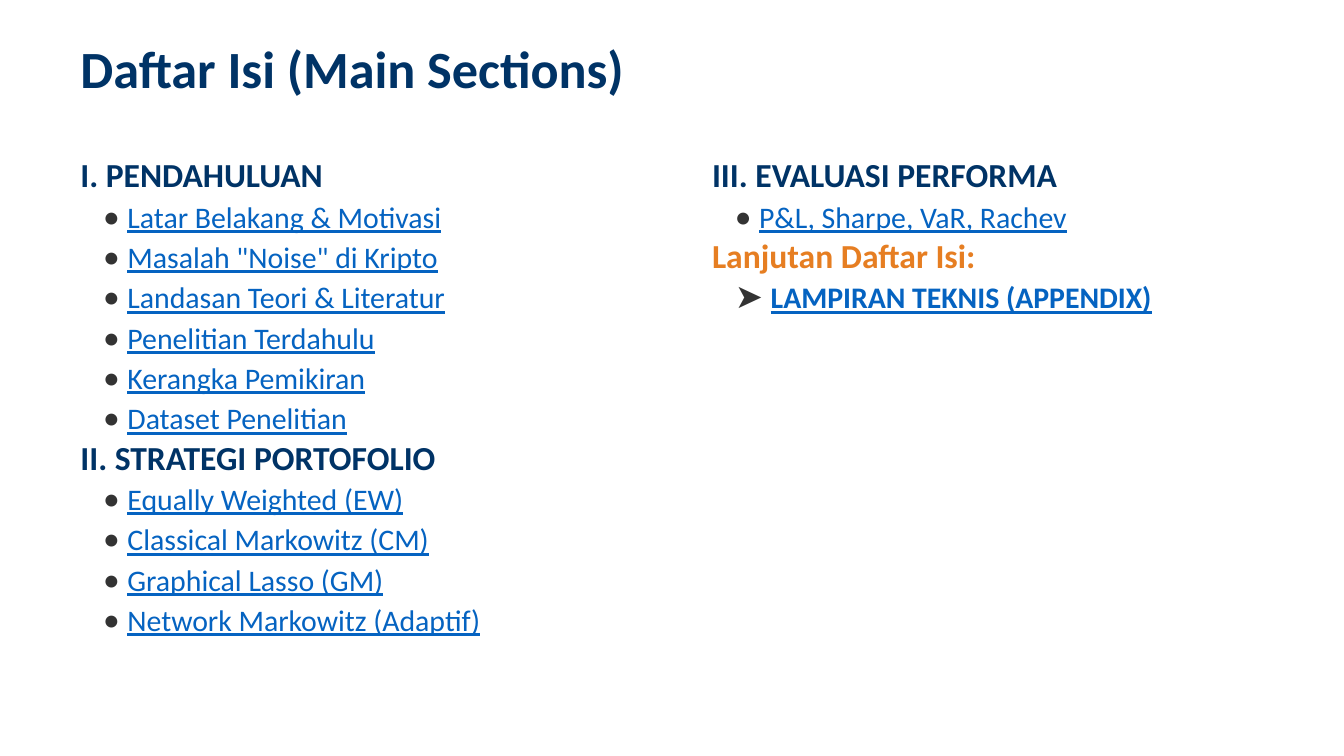
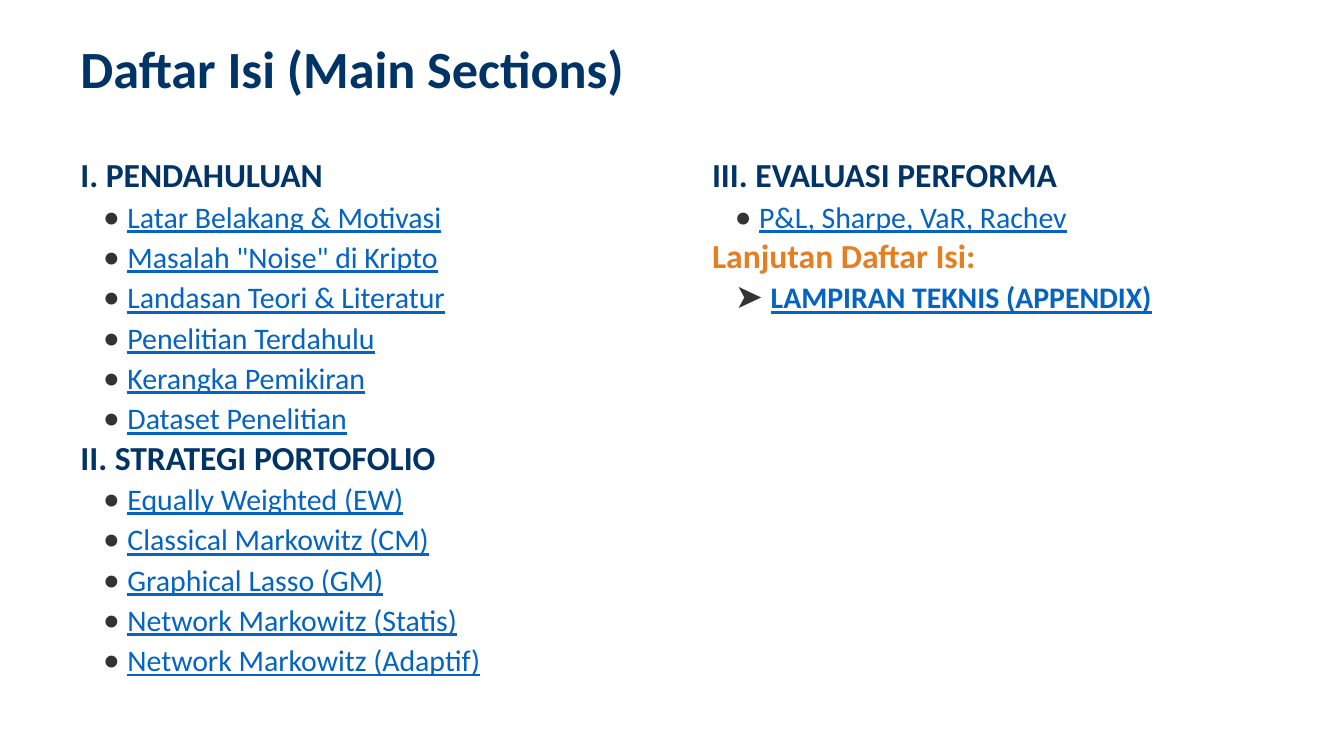
Before and after one commit to ragilrojo/RepoThesis, a slide deck: slide 2 of Presentasi_Proposal_Update.pptx. Drawn at 1344x756 pixels with LibreOffice and Linux fonts; fonts in the diff are those of the drawing. Boxes give left, top, right and bottom in pixels: in the first picture for what was removed or moved away, otherwise in the second. Text is boxed around its words. In the diff, an @@ line names an element or a change of style, - is before the commit and + after.

Commit message:
feat: add NW Statis to TOC 1 and generate new PPT

```diff
--- a/Presentasi_Proposal_Update.pptx
+++ b/Presentasi_Proposal_Update.pptx
@@ text at box(127, 609, 457, 636): paragraph added @@
+• Network Markowitz (Statis)
```
